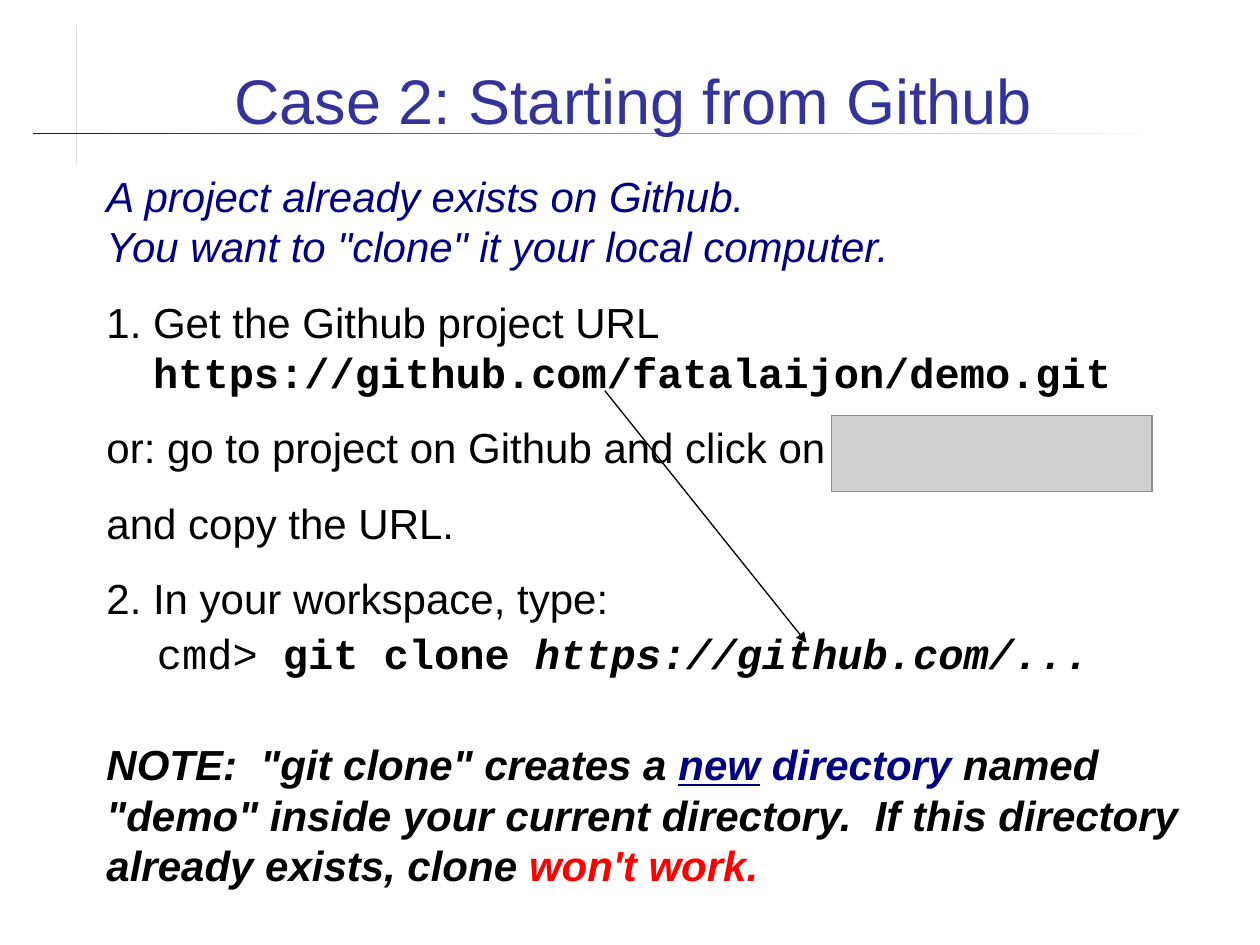
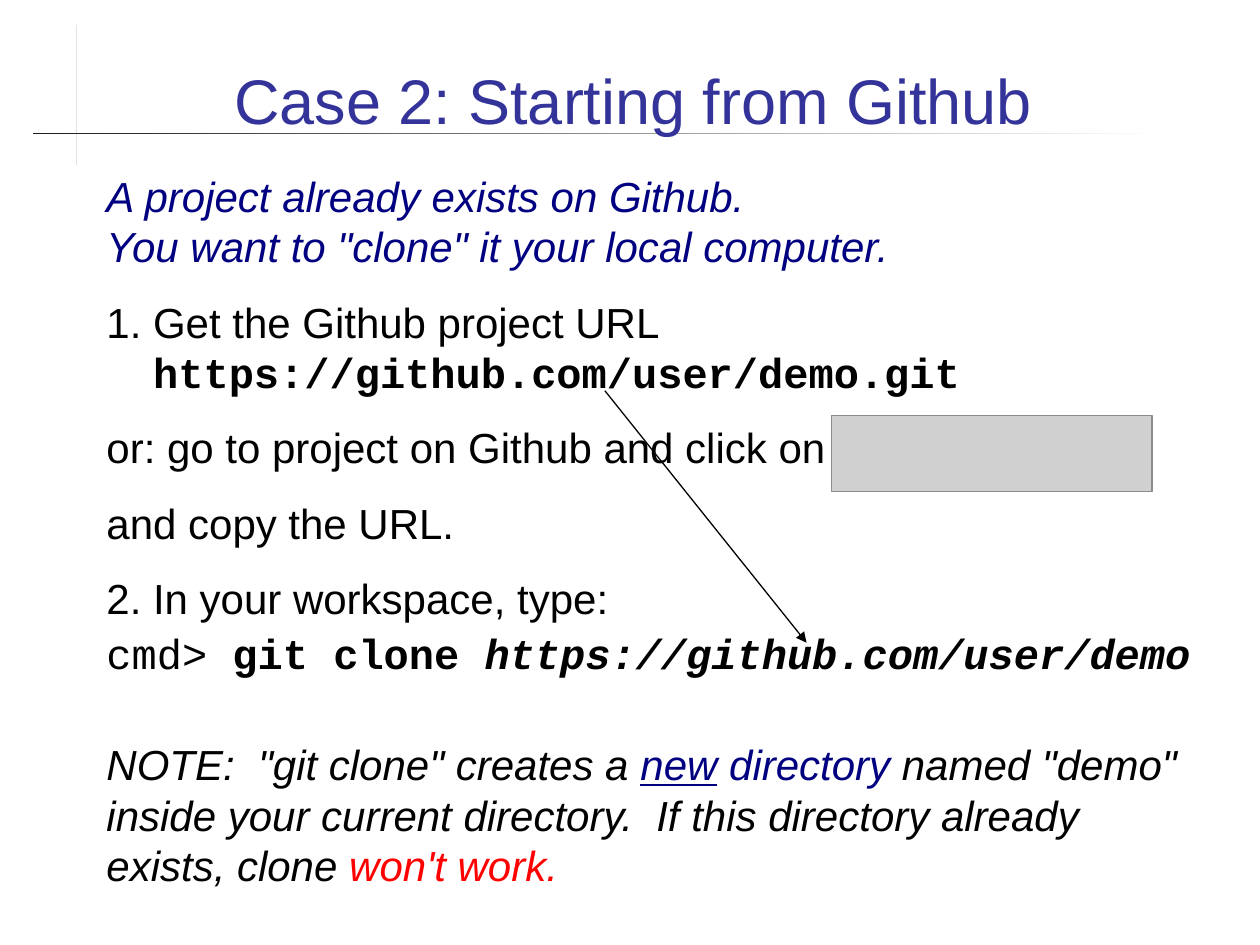
Before and after one commit to skeoop/skeoop.github.io, a slide deck: slide 10 of git/Using-Github.ppt (slide 9 before the commit). Drawn at 1260x945 pixels with LibreOffice and Linux fonts; fonts in the diff are those of the drawing; grey boxes stand for pictures. Boxes give left, top, right and bottom in pixels: in the first picture for what was removed or moved away, otherwise in the second. Text is boxed around its words. In the diff, an @@ line names an element or a change of style, - is before the commit and + after.

```diff
--- a/git/Using-Github.ppt
+++ b/git/Using-Github.ppt
@@ text at [153,358,960,401]: text changed @@
-https://github.com/fatalaijon/demo.git
+https://github.com/user/demo.git
@@ text at [106,639,1191,678]: text changed @@
-cmd> git clone https://github.com/...
+cmd> git clone https://github.com/user/demo
@@ text at [106,749,1177,887]: bold off in "NOTE: "git clone" creates a new directory ..." @@
```
Also in this commit, not shown: 12 other slides changed, 2 slides added, 12 other files.
